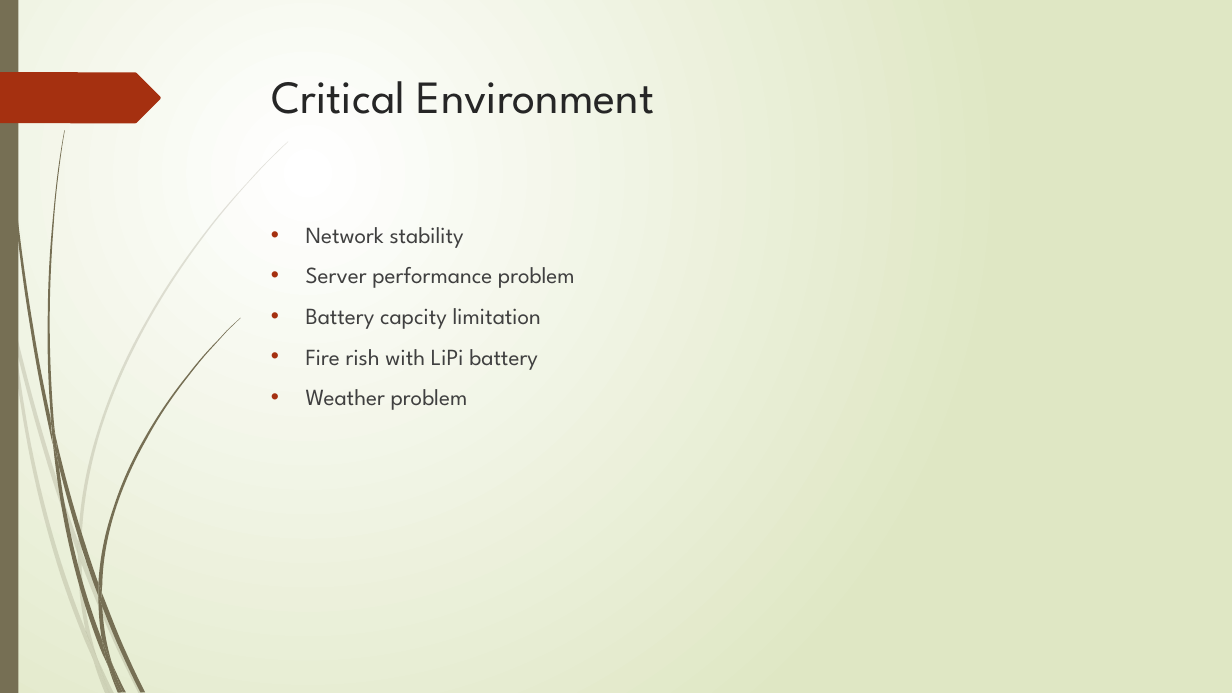
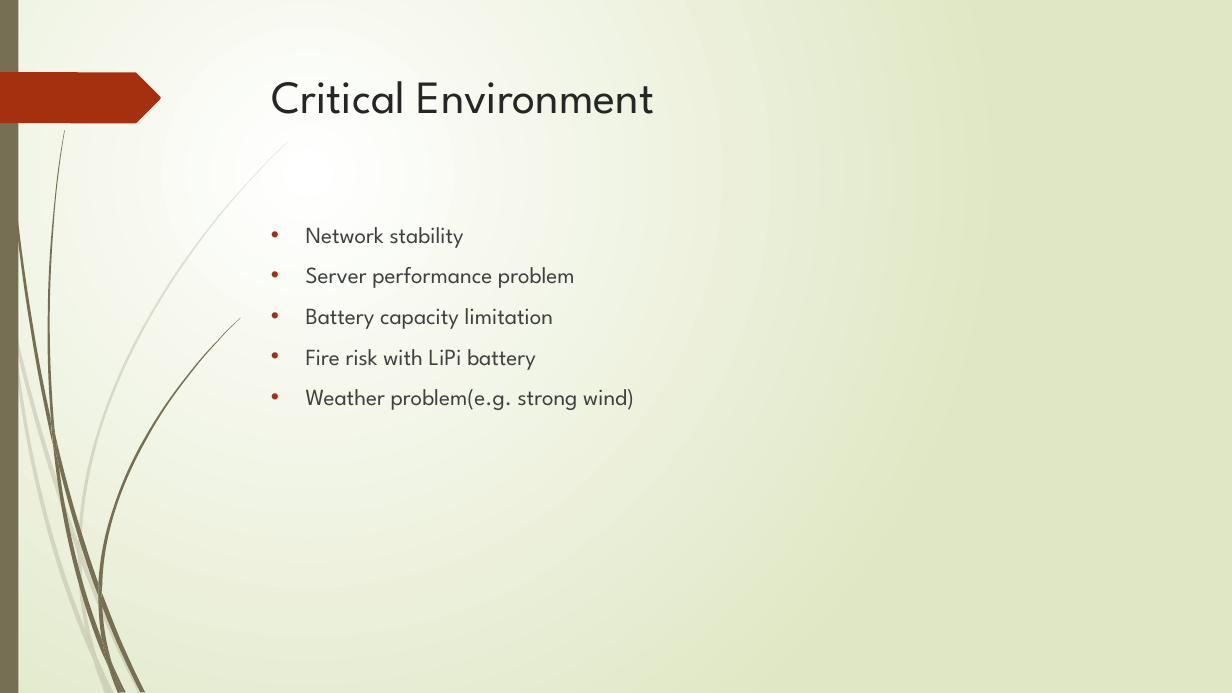
Before and after one commit to Ethan7102/FYP, a slide deck: slide 16 of FYP_document/Interim Report/Interim Report.pptx. Drawn at 1232x693 pixels with LibreOffice and Linux fonts; fonts in the diff are those of the drawing. Boxes give left, top, right and bottom in pixels: in the first picture for what was removed or moved away, otherwise in the second. Text is boxed around its words. In the diff, an @@ line names an element or a change of style, - is before the commit and + after.

```diff
--- a/FYP_document/Interim Report/Interim Report.pptx
+++ b/FYP_document/Interim Report/Interim Report.pptx
@@ text at (306,308,634,410): text changed @@
-• Battery capcity limitation
-• Fire rish with LiPi battery
-• Weather problem
+• Battery capacity limitation
+• Fire risk with LiPi battery
+• Weather problem(e.g. strong wind)
```
Also in this commit, not shown: 8 other slides changed, 2 other files.
